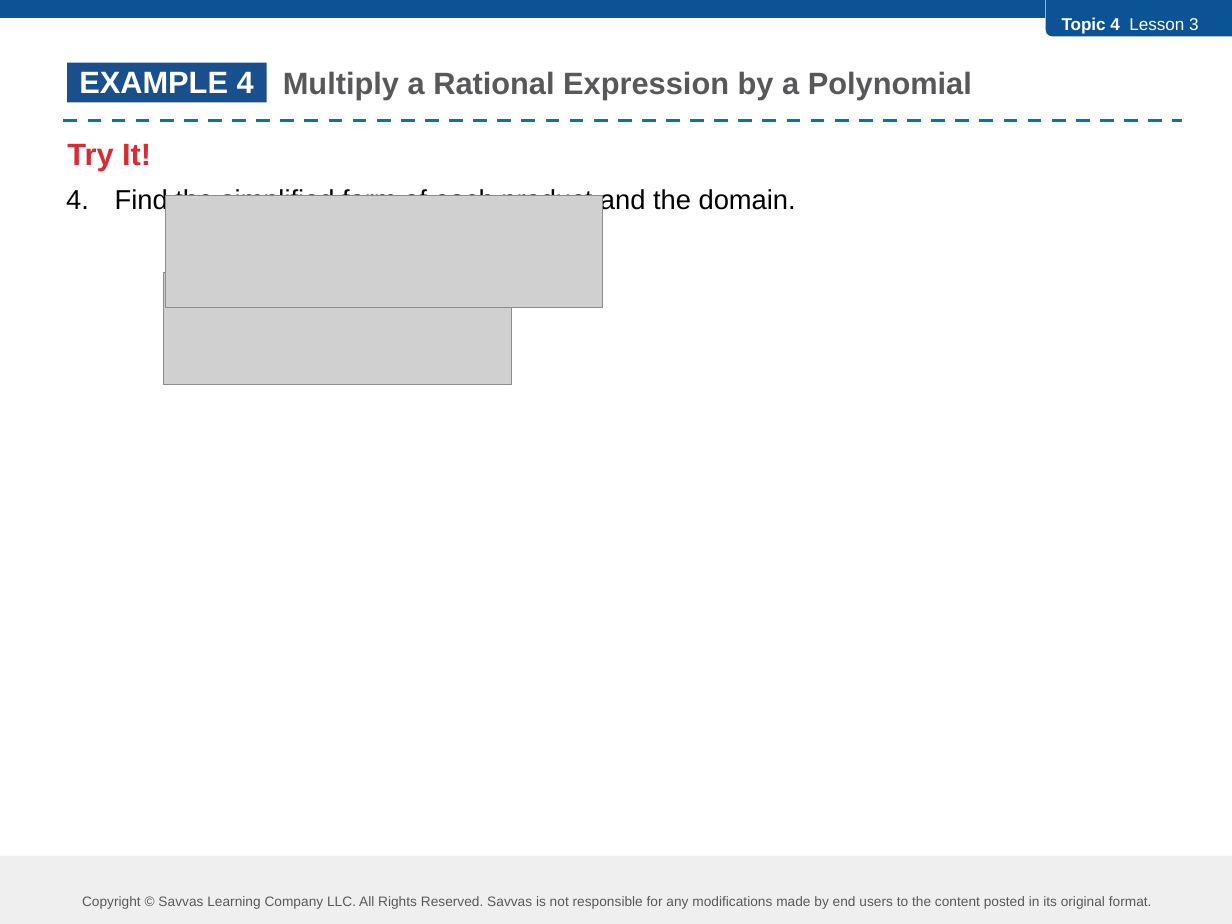
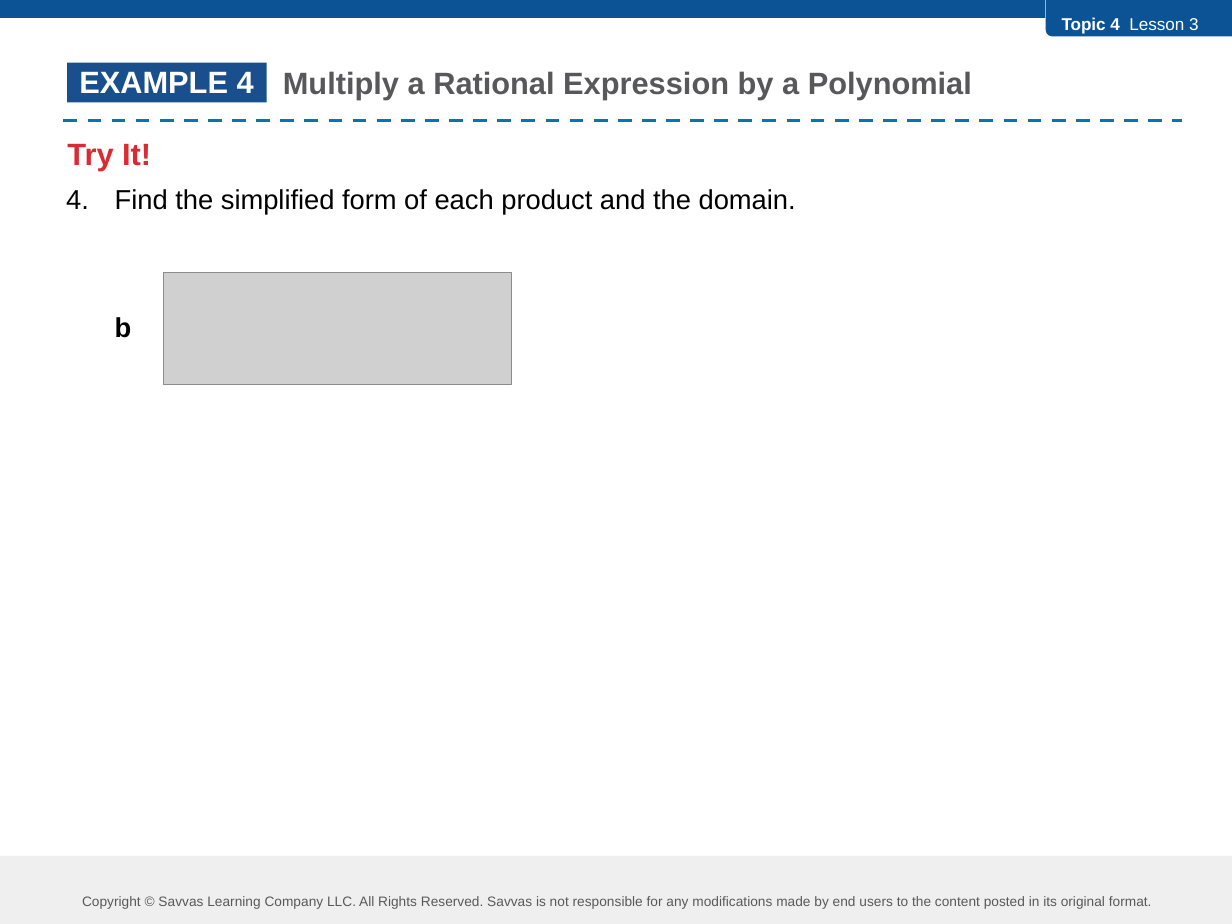
Before and after one commit to robjohncolson/feb25-25, a slide deck: slide 20 of L4-3.pptx (slide 12 before the commit). Drawn at 1232x924 pixels with LibreOffice and Linux fonts; fonts in the diff are those of the drawing; grey boxes stand for pictures. Boxes give left, top, right and bottom in pixels: in the first picture for what was removed or moved away, otherwise in the second. Text is boxed around its words. In the diff, an @@ line names an element or a change of style, - is before the commit and + after.

```diff
--- a/L4-3.pptx
+++ b/L4-3.pptx
@@ picture removed at <box>165,196,602,308</box> @@
@@ text at <box>115,317,132,338</box>: paragraph added @@
+b
```
Also in this commit, not shown: 7 other slides changed, 9 slides added, 2 slides removed, 7 other files.
